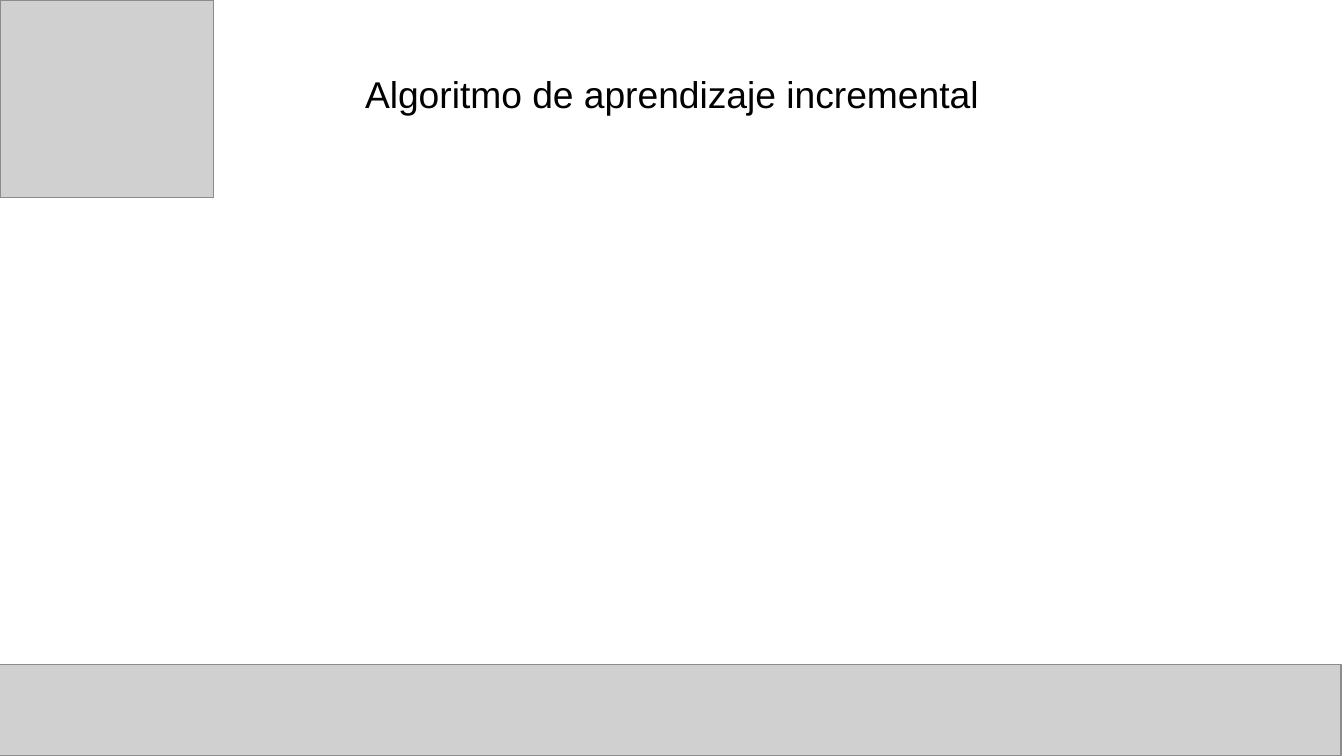
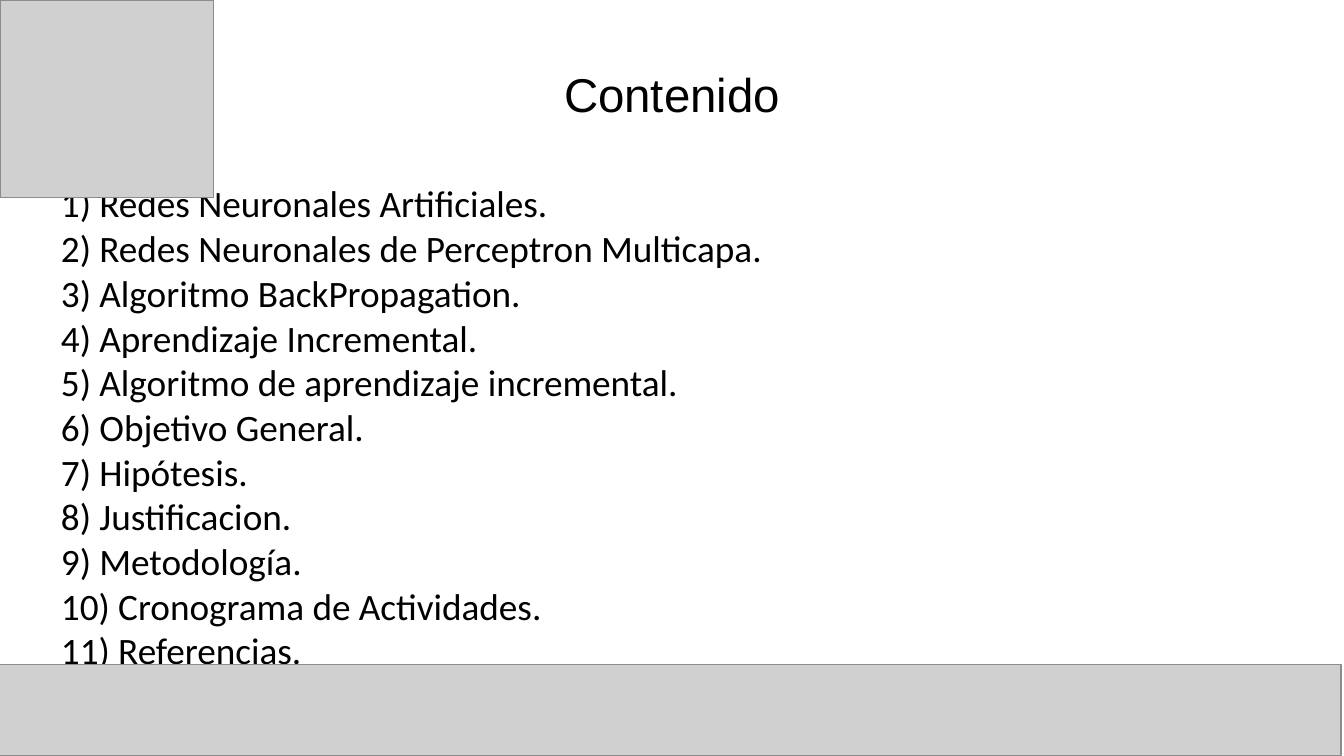
Before and after one commit to Computer-Cluster/Incremental-Learning, a slide deck: slide 2 of Aprendizaje incremental para la tarea de reconocimiento.odp (slide 7 before the commit). Drawn at 1344x756 pixels with LibreOffice and Linux fonts; fonts in the diff are those of the drawing; grey boxes stand for pictures. Boxes give left, top, right and bottom in pixels: in the first picture for what was removed or moved away, otherwise in the second. Text is boxed around its words. In the diff, an @@ line names an element or a change of style, - is before the commit and + after.

```diff
--- a/Aprendizaje incremental para la tarea de reconocimiento.odp
+++ b/Aprendizaje incremental para la tarea de reconocimiento.odp
@@ title at [564,77,780,113]: text changed; size 22 to 28 pt @@
-Algoritmo de aprendizaje incremental
+Contenido
@@ subtitle added at [99,187,761,673], 22 pt, text #000000 @@
+1) Redes Neuronales Artificiales.
+2) Redes Neuronales de Perceptron Multicapa.
+3) Algoritmo BackPropagation.
+4) Aprendizaje Incremental.
+5) Algoritmo de aprendizaje incremental.
+6) Objetivo General.
+7) Hipótesis.
+8) Justificacion.
+9) Metodología.
+10) Cronograma de Actividades.
+11) Referencias.
```
Also in this commit, not shown: 3 other slides changed, 4 slides added, 3 slides removed, 3 other files.
